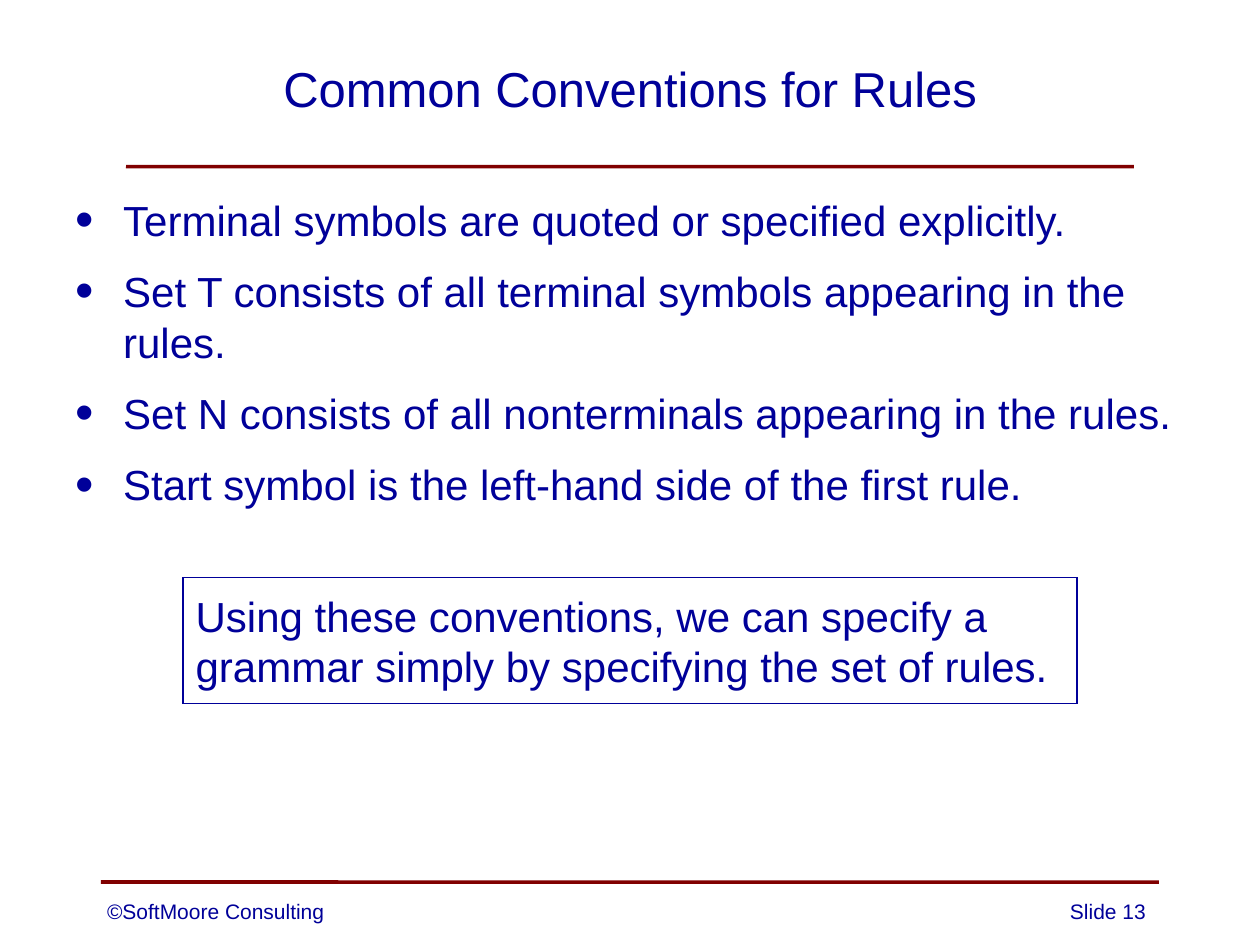
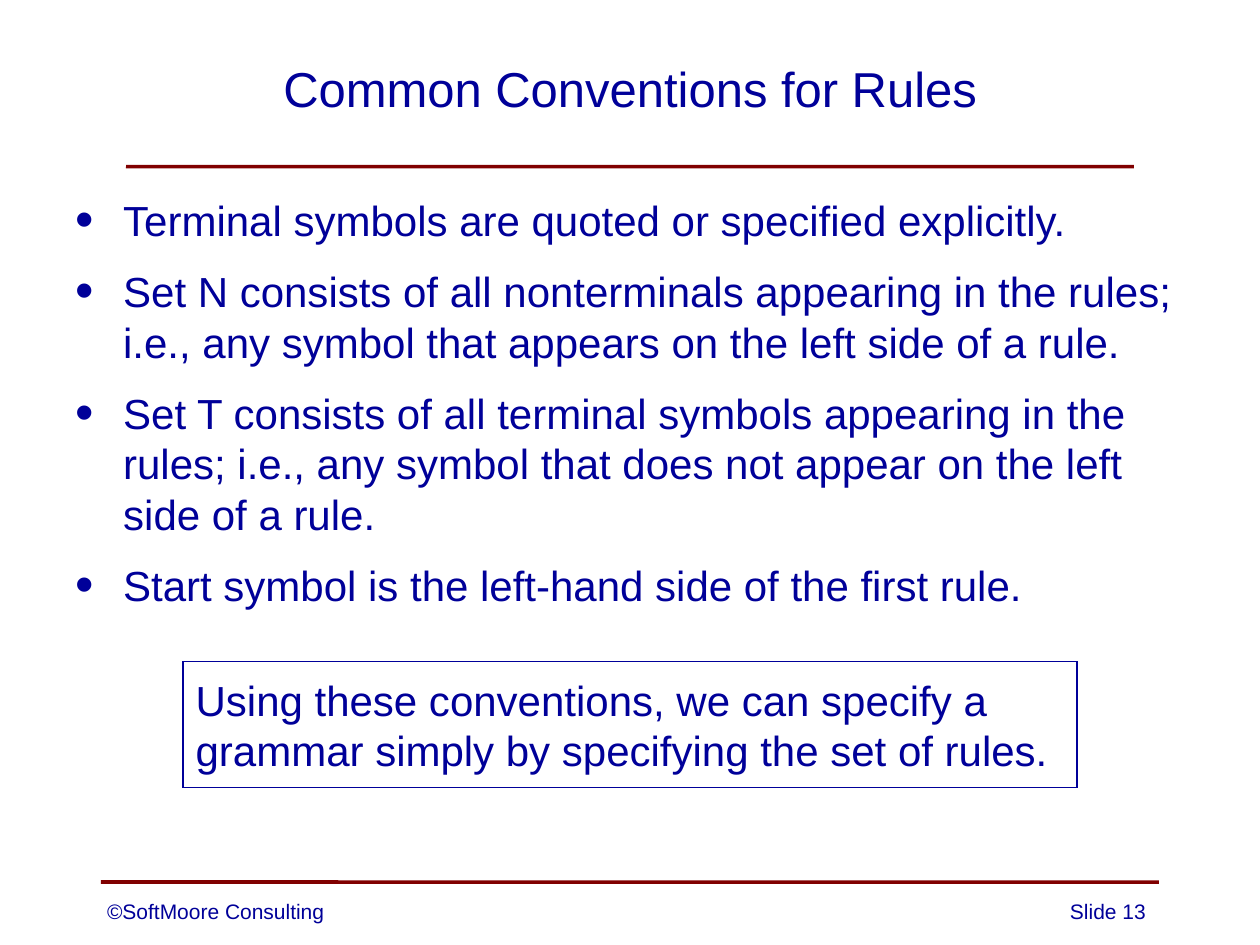
Before and after one commit to SoftMoore/CPRL-Kt-2nd, a slide deck: slide 13 of PowerPoints/03 - Context-Free Grammars.pptx. Drawn at 1260x945 pixels with LibreOffice and Linux fonts; fonts in the diff are those of the drawing. Boxes give left, top, right and bottom in pixels: in the first picture for what was removed or moved away, otherwise in the second. Text is boxed around its words. In the diff, an @@ line names an element or a change of style, - is before the commit and + after.

```diff
--- a/PowerPoints/03 - Context-Free Grammars.pptx
+++ b/PowerPoints/03 - Context-Free Grammars.pptx
@@ text at [123, 276, 1171, 531]: text changed @@
-• Set T consists of all terminal symbols appearing in the rules.
-• Set N consists of all nonterminals appearing in the rules.
+• Set N consists of all nonterminals appearing in the rules; i.e., any symbol that appears on the left side of a rule.
+• Set T consists of all terminal symbols appearing in the rules; i.e., any symbol that does not appear on the left side of a rule.
@@ rectangle "Using these conventions, we can ...": place and size @@
-rectangle "Using these conventions, we can ..." at [183, 577, 1077, 703]
+rectangle "Using these conventions, we can ..." at [183, 662, 1077, 788]
```
Also in this commit, not shown: 3 other slides changed.
